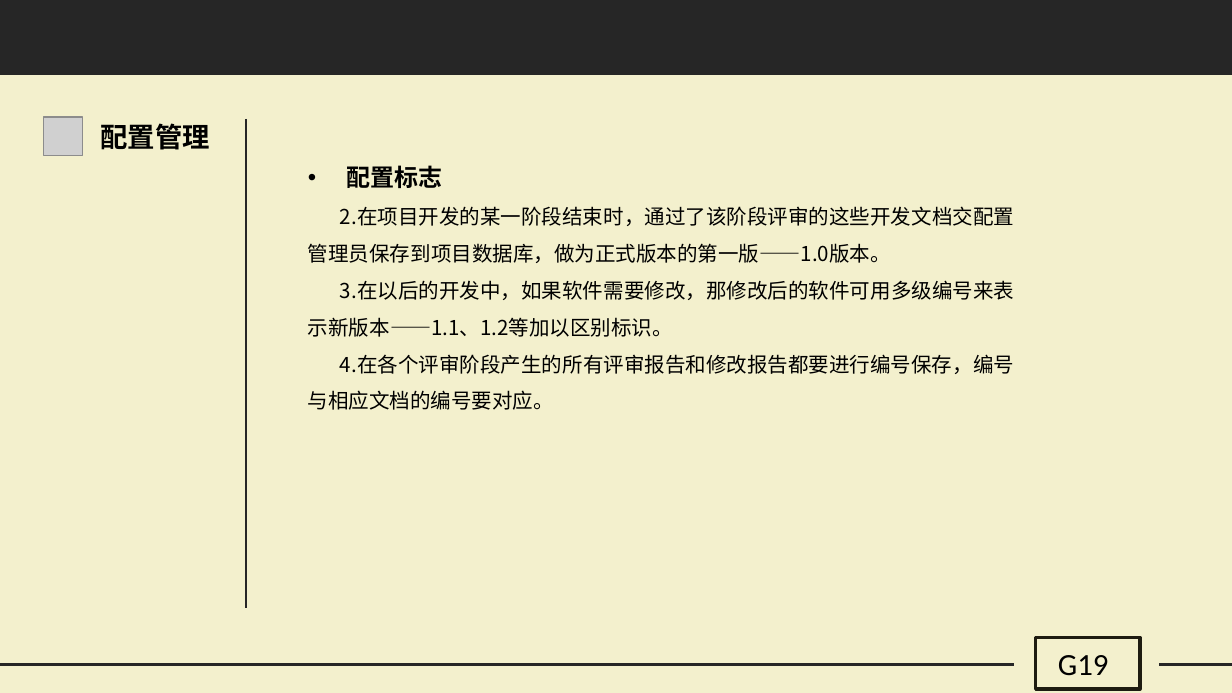
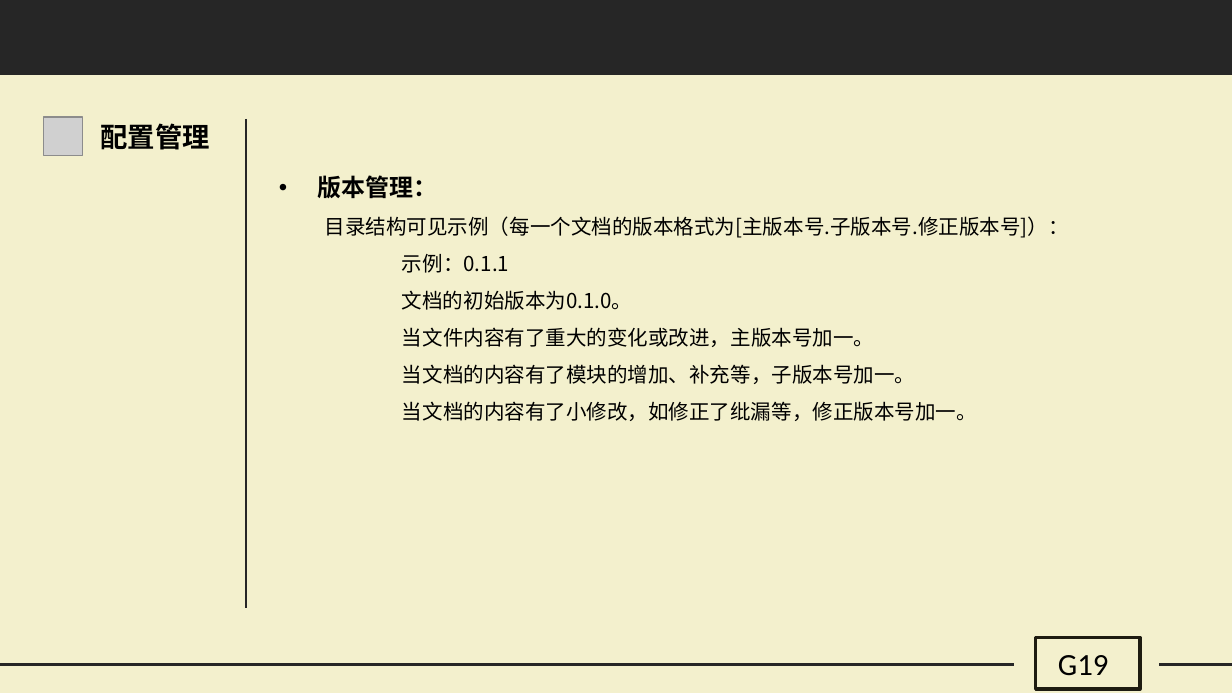
Before and after one commit to G19-Fish/PRD2018-G19, a slide deck: slide 36 of PRD2018-G19-需求项目计划PPT.pptx (slide 35 before the commit). Drawn at 1232x693 pixels with LibreOffice and Linux fonts; fonts in the diff are those of the drawing; grey boxes stand for pictures. Boxes give left, top, right and bottom in pixels: in the first picture for what was removed or moved away, otherwise in the second. Text is boxed around its words. In the diff, an @@ line names an element or a change of style, - is before the commit and + after.

```diff
--- a/PRD2018-G19-需求项目计划PPT.pptx
+++ b/PRD2018-G19-需求项目计划PPT.pptx
@@ text at [317, 175, 1069, 421]: text changed @@
-• 配置标志
-2.在项目开发的某一阶段结束时，通过了该阶段评审的这些开发文档交配置管理员保存到项目数据库，做为正式版本的第一版——1.0版本。
-3.在以后的开发中，如果软件需要修改，那修改后的软件可用多级编号来表示新版本——1.1、1.2等加以区别标识。
-4.在各个评审阶段产生的所有评审报告和修改报告都要进行编号保存，编号与相应文档的编号要对应。
+• 版本管理：
+目录结构可见示例（每一个文档的版本格式为[主版本号.子版本号.修正版本号]）：
+    示例：0.1.1
+    文档的初始版本为0.1.0。
+    当文件内容有了重大的变化或改进，主版本号加一。
+    当文档的内容有了模块的增加、补充等，子版本号加一。
+    当文档的内容有了小修改，如修正了纰漏等，修正版本号加一。
```
Also in this commit, not shown: 21 other slides changed, 20 slides added, 12 slides removed, 8 other files.
